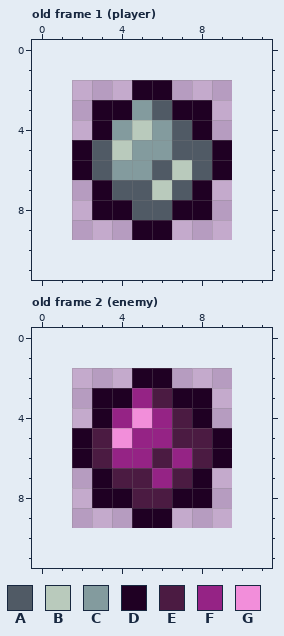
Two states of a pixel-art file, src/assets/sprites/spit.ase. Above, as it was before the edit.
8x8 pixels, 3 frames. Shown: old frame 1 (player), old frame 2 (enemy). The old version is drawn lined up with the new one, on the new canvas.
Palette (. is transparent): A #505a65  B #b9cabc  C #839b9e  D #1f0023  E #4b1b42  F #952385  G #f28eda
Pixels before, old frame 1 (player), first column x 2:
 2 ...DD...
 3 .DDCADD.
 4 .DCBCAD.
 5 DABCCAAD
 6 DACCABAD
 7 .DAABAD.
 8 .DDAADD.
 9 ...DD...
Pixels before, old frame 2 (enemy), first column x 2:
 2 ...DD...
 3 .DDFEDD.
 4 .DFGFED.
 5 DEGFFEED
 6 DEFFEFED
 7 .DEEFED.
 8 .DDEEDD.
 9 ...DD...
After the commit:
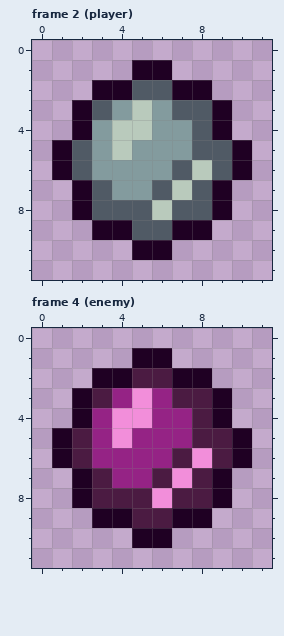
A new or re-ordered frame is compared with the old frame closest to it.
What changed:
canvas 8x8 -> 12x12, the old top-left corner now at 2,2
frames 3 -> 5
Changed rows in their new state; - is an unchanged pixel.
Frame 2 (player) is new; against old frame 1 (player):
first column x 1:
 1 ----DD----
 2 --DDAADD--
 3 -DACBCAAD-
 4 -DCB--CAD-
 5 DAC---C-AD
 6 DAC--CABAD
 7 -DACCABAD-
 8 -DAA-BAAD-
 9 --DDAADD--
10 ----DD----
Frame 4 (enemy) is new; against old frame 2 (enemy):
first column x 1:
 1 ----DD----
 2 --DDEEDD--
 3 -DEFGFEED-
 4 -DFG--FED-
 5 DEF---F-ED
 6 DEF--FEGED
 7 -DEFFEGED-
 8 -DEE-GEED-
 9 --DDEEDD--
10 ----DD----
